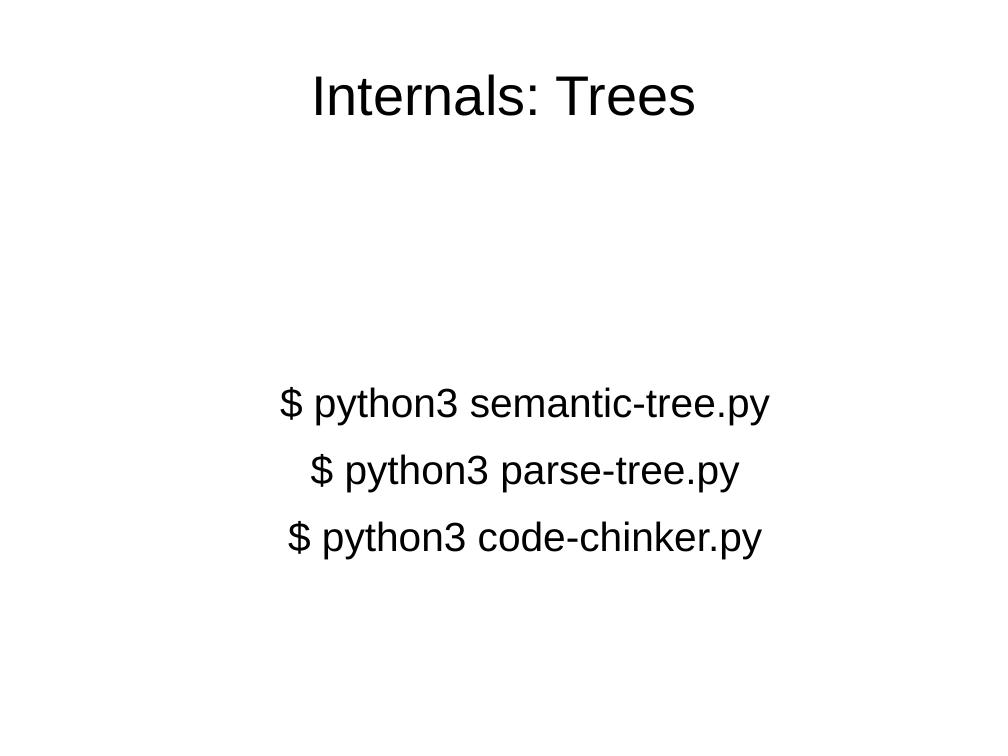
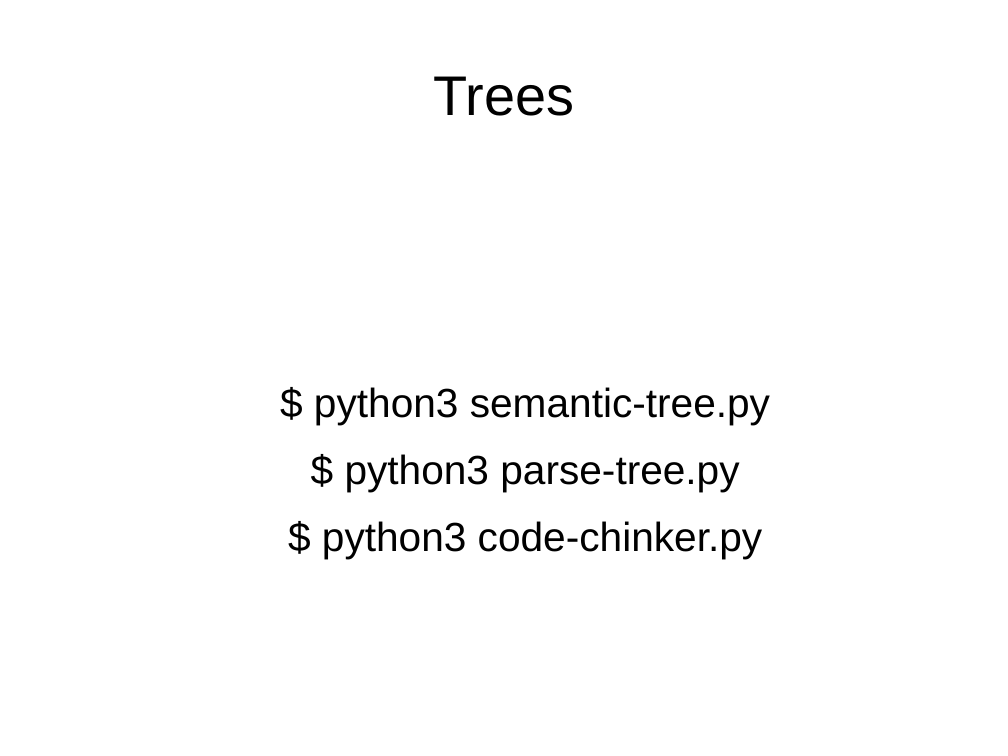
Before and after one commit to davidam/python-examples, a slide deck: slide 9 of nlp/nltk/nltk.odp (slide 7 before the commit). Drawn at 1008x756 pixels with LibreOffice and Linux fonts; fonts in the diff are those of the drawing. Boxes give left, top, right and bottom in pixels: in the first picture for what was removed or moved away, otherwise in the second. Text is boxed around its words. In the diff, an @@ line names an element or a change of style, - is before the commit and + after.

```diff
--- a/nlp/nltk/nltk.odp
+++ b/nlp/nltk/nltk.odp
@@ title at [433, 76, 574, 116]: text changed @@
-Internals: Trees
+Trees
```
Also in this commit, not shown: 1 other slide changed, 3 slides added, 1 slide removed.
